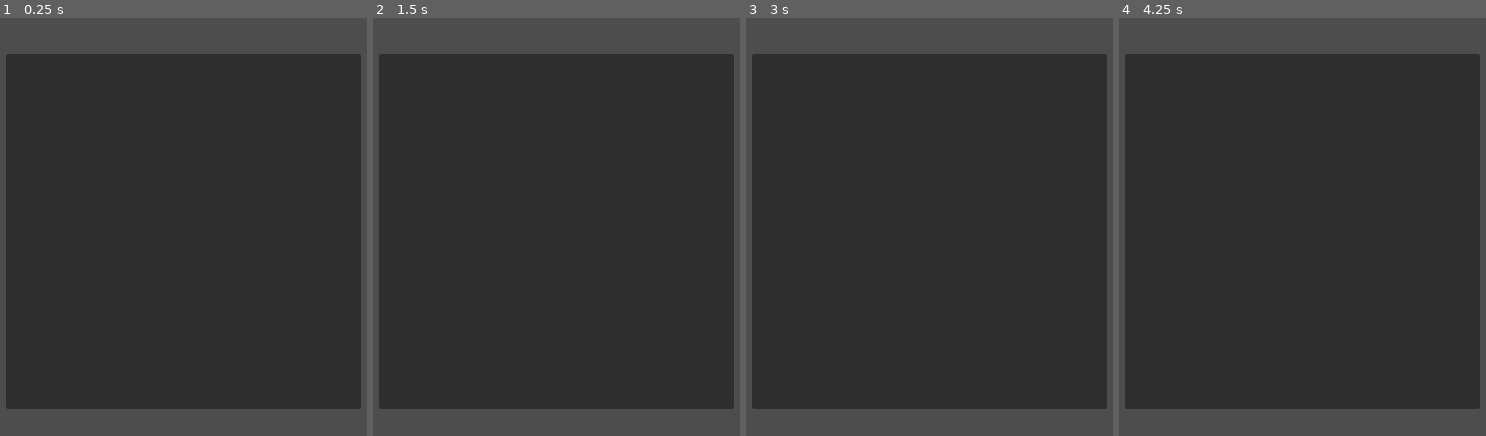
Above: before the commit, frames 1-4 (left to right).
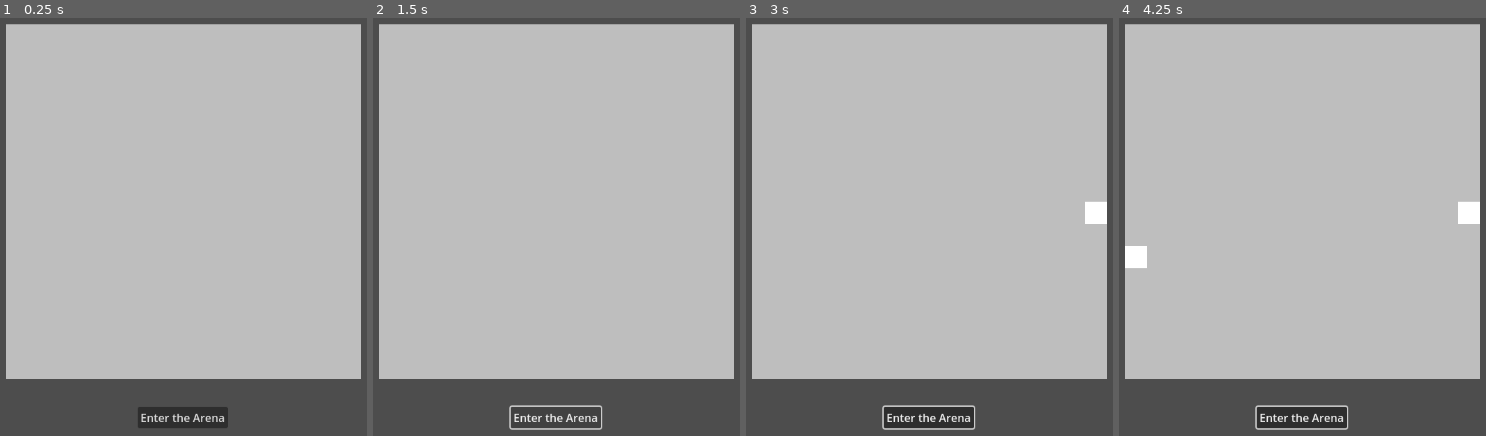
Above: after the commit, the same moments.

Repository: paul-maxime/drawnion
Game: Godot game, scene res://drawing.tscn
Same seed, same stepped clock (60 frames per second), same inputs: the game is played once before the commit and once after it.
Inputs (mouse positions are in pixels of both pictures, inside the frame that each line leads up to):
- Up to frame 1 (0.25 s): no input
- Up to frame 2 (1.5 s): click (556, 419) at 0.5 s, where only the run after the commit has a clickable "Enter the Arena"; click (556, 419) at 1.25 s, where only the run after the commit has a clickable "Enter the Arena"
- Up to frame 3 (3 s): click (929, 419) at 2 s, where only the run after the commit has a clickable "Enter the Arena"; tap Enter at 2.75 s; move the mouse to (1105, 210) at 2.77 s; click (1105, 210) at 2.92 s
- Up to frame 4 (4.25 s): tap Space at 3.5 s; move the mouse to (1141, 252) at 3.52 s; click (1141, 252) at 3.67 s

The runs differ from the first frame. In frame 1, 90% of the frame differs, in the area x 1-99%, y 1-99%; in frame 2, 89%; in frame 3, 90%; in frame 4, 90%.

Commit message:
Add working drawing scene

Diff:
--- /dev/null
+++ b/client/DrawingPanel.gd
@@ -0,0 +1,65 @@
+extends PanelContainer
+
+var IMAGE_WIDTH = 16
+var IMAGE_HEIGHT = 16
+var IMAGE_SIZE = IMAGE_WIDTH * IMAGE_HEIGHT
+
+var pixels: Array[int] = []
+
+# Called when the node enters the scene tree for the first time.
+func _ready():
+	pixels.resize(IMAGE_SIZE)
+	pixels.fill(0)
+
+func set_pixel(pos: Vector2i, isDrawn: bool):
+	if pos.x < 0 or pos.y < 0 or pos.x >= IMAGE_WIDTH or pos.y >= IMAGE_HEIGHT:
+		return
+	pixels[pos.x + pos.y * IMAGE_WIDTH] = 1 if isDrawn else 0
+	queue_redraw()
+
+var last_mouse_pixel = null
+
+func get_pixel_from_mouse():
+	var pos = get_local_mouse_position()
+	return Vector2i(pos.x * IMAGE_WIDTH / size.x, pos.y * IMAGE_HEIGHT / size.y)
+
+func _input(event):
+	if event is InputEventMouseButton:
+		if event.is_pressed() and Input.is_mouse_button_pressed(MOUSE_BUTTON_LEFT) or Input.is_mouse_button_pressed(MOUSE_BUTTON_RIGHT):
+			var pixel_pos = get_pixel_from_mouse()
+			last_mouse_pixel = pixel_pos
+			set_pixel(pixel_pos, Input.is_mouse_button_pressed(MOUSE_BUTTON_LEFT))
+	elif event is InputEventMouseMotion:
+		if Input.is_mouse_button_pressed(MOUSE_BUTTON_LEFT) or Input.is_mouse_button_pressed(MOUSE_BUTTON_RIGHT):
+			var pixel_pos = get_pixel_from_mouse()
+			if pixel_pos != last_mouse_pixel:
+				last_mouse_pixel = pixel_pos
+				set_pixel(pixel_pos, Input.is_mouse_button_pressed(MOUSE_BUTTON_LEFT))
+
+func _draw():
+	var ratio = Vector2(size.x / IMAGE_WIDTH, size.y / IMAGE_HEIGHT)
+	for h in range(IMAGE_HEIGHT):
+		for w in range(IMAGE_WIDTH):
+			if pixels[h * IMAGE_WIDTH + w] == 0:
+				draw_rect(Rect2(w * ratio.x, h * ratio.y, ratio.x, ratio.y), Color.GRAY)
+			else:
+				draw_rect(Rect2(w * ratio.x, h * ratio.y, ratio.x, ratio.y), Color.WHITE)
+
+func _pixel_ratio():
+	var count = 0
+	for h in range(IMAGE_HEIGHT):
+		for w in range(IMAGE_WIDTH):
+			if pixels[h * IMAGE_WIDTH + w] == 1:
+				count += 1
+	return float(count) / (IMAGE_WIDTH * IMAGE_HEIGHT)
+
+func _on_start_game_pressed():
+	if _pixel_ratio() < 0.33:
+		# TODO print error on label control
+		return
+	# send pixels to server
+	# if server is ok with it and send us the data then load arena
+
+# Called every frame. 'delta' is the elapsed time since the previous frame.
+func _process(_delta):
+	pass
--- a/client/drawing.tscn
+++ b/client/drawing.tscn
@@ -1,21 +1,33 @@
-[gd_scene format=3 uid="uid://dd3x8rffhld1"]
+[gd_scene load_steps=2 format=3 uid="uid://dd3x8rffhld1"]
+
+[ext_resource type="Script" path="res://DrawingPanel.gd" id="1_a7gdy"]
 
 [node name="Drawing" type="Node2D"]
 
-[node name="Image" type="CanvasLayer" parent="."]
-
-[node name="DrawingPanel" type="PanelContainer" parent="Image"]
+[node name="DrawingPanel" type="PanelContainer" parent="."]
 custom_minimum_size = Vector2(512, 512)
 anchors_preset = 8
 anchor_left = 0.5
 anchor_top = 0.5
 anchor_right = 0.5
 anchor_bottom = 0.5
-offset_left = -20.0
-offset_top = -20.0
-offset_right = 20.0
-offset_bottom = 20.0
+offset_left = 320.0
+offset_top = 25.0
+offset_right = 832.0
+offset_bottom = 537.0
 grow_horizontal = 2
 grow_vertical = 2
 size_flags_horizontal = 4
 size_flags_vertical = 4
+script = ExtResource("1_a7gdy")
+
+[node name="StartGame" type="Button" parent="."]
+offset_left = 510.0
+offset_top = 577.0
+offset_right = 640.0
+offset_bottom = 608.0
+size_flags_horizontal = 4
+size_flags_vertical = 4
+text = "Enter the Arena"
+
+[connection signal="pressed" from="StartGame" to="DrawingPanel" method="_on_start_game_pressed"]
